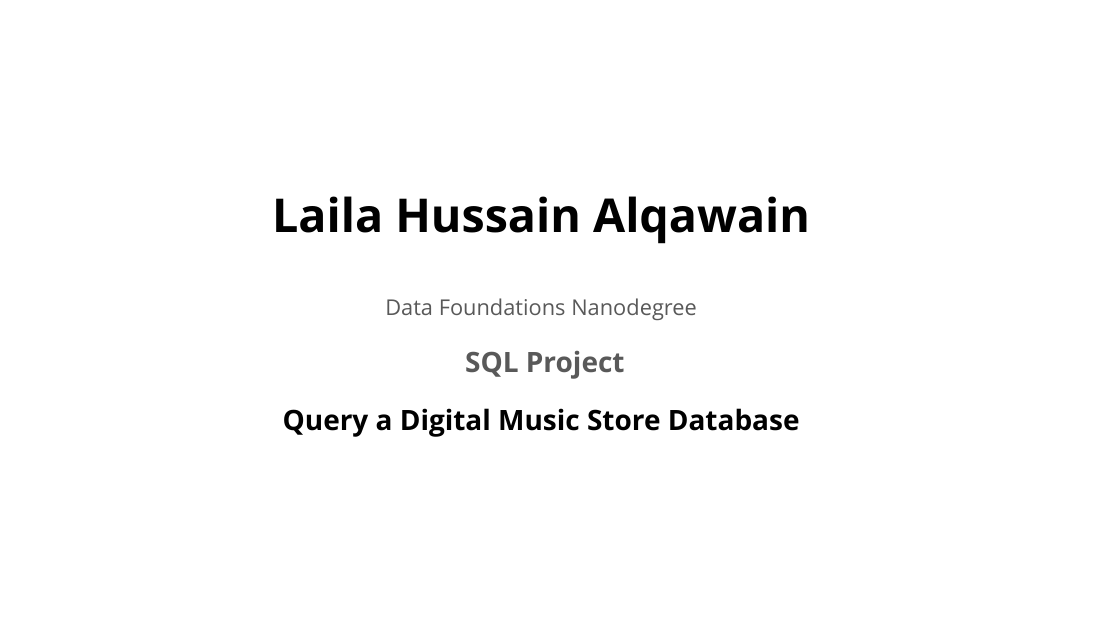
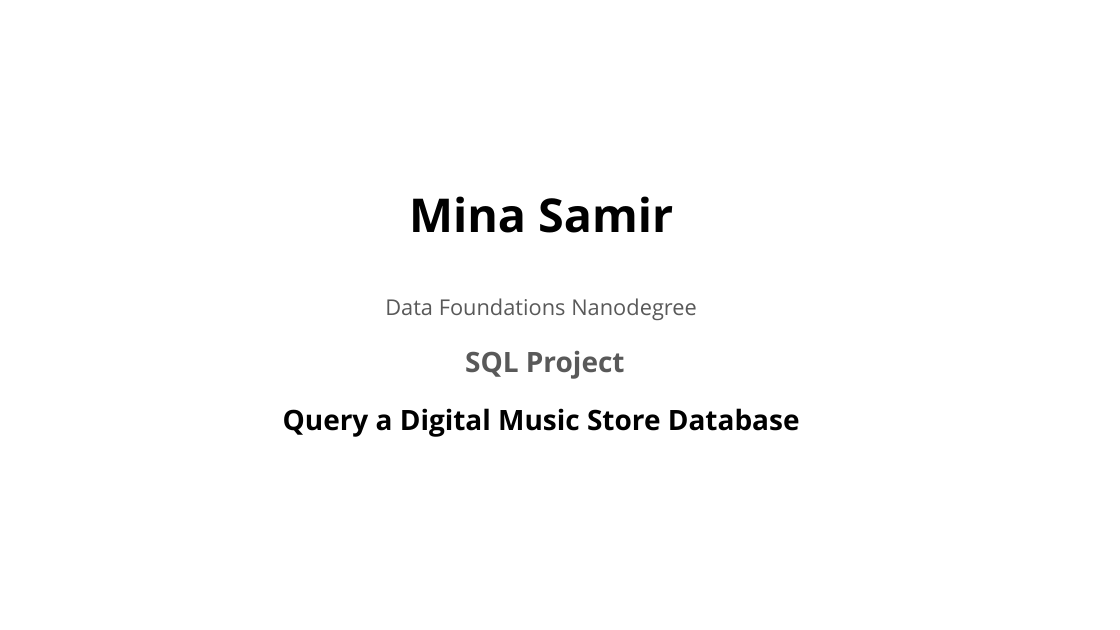
Before and after one commit to MinaSamir682/Digital-Music-Store-Database, a slide deck: slide 1 of SQL Project Submission.pptx. Drawn at 1120x630 pixels with LibreOffice and Linux fonts; fonts in the diff are those of the drawing. Boxes give left, top, right and bottom in pixels: in the first picture for what was removed or moved away, otherwise in the second. Text is boxed around its words. In the diff, an @@ line names an element or a change of style, - is before the commit and + after.

Commit message:
add files pdf and ppt

```diff
--- a/SQL Project Submission.pptx
+++ b/SQL Project Submission.pptx
@@ text at bbox=[409, 196, 673, 233]: text changed @@
-Laila Hussain Alqawain
+Mina Samir
```
Also in this commit, not shown: 3 other slides changed, 1 other file.
